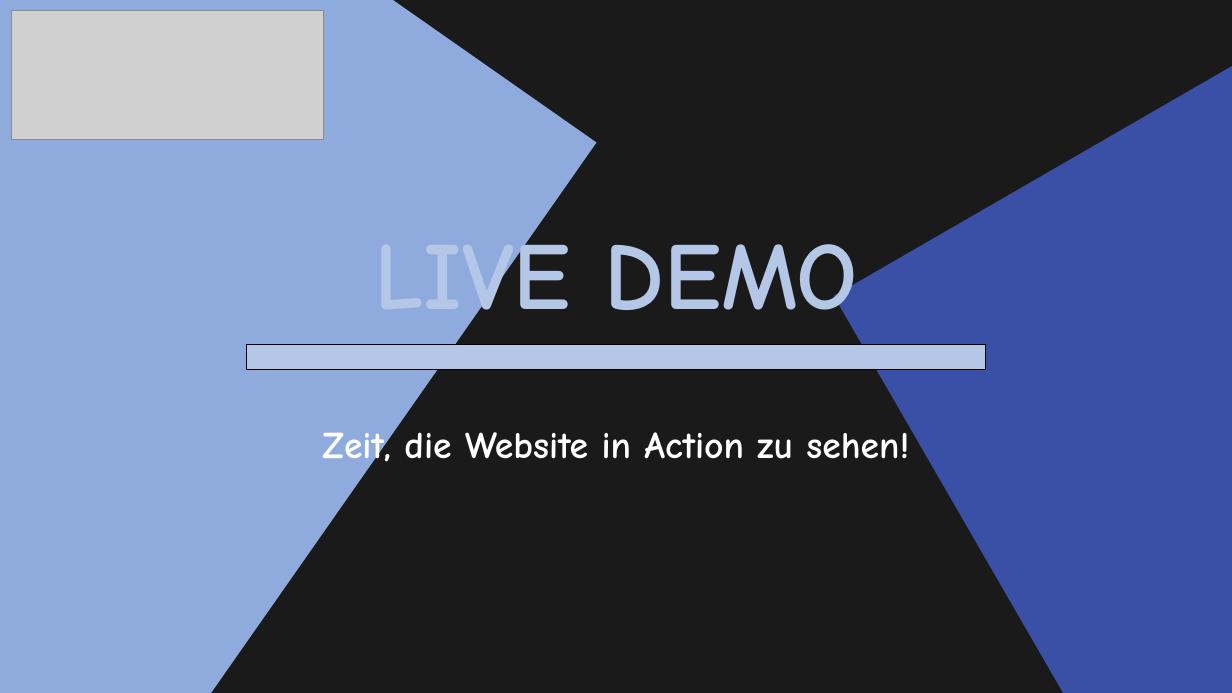
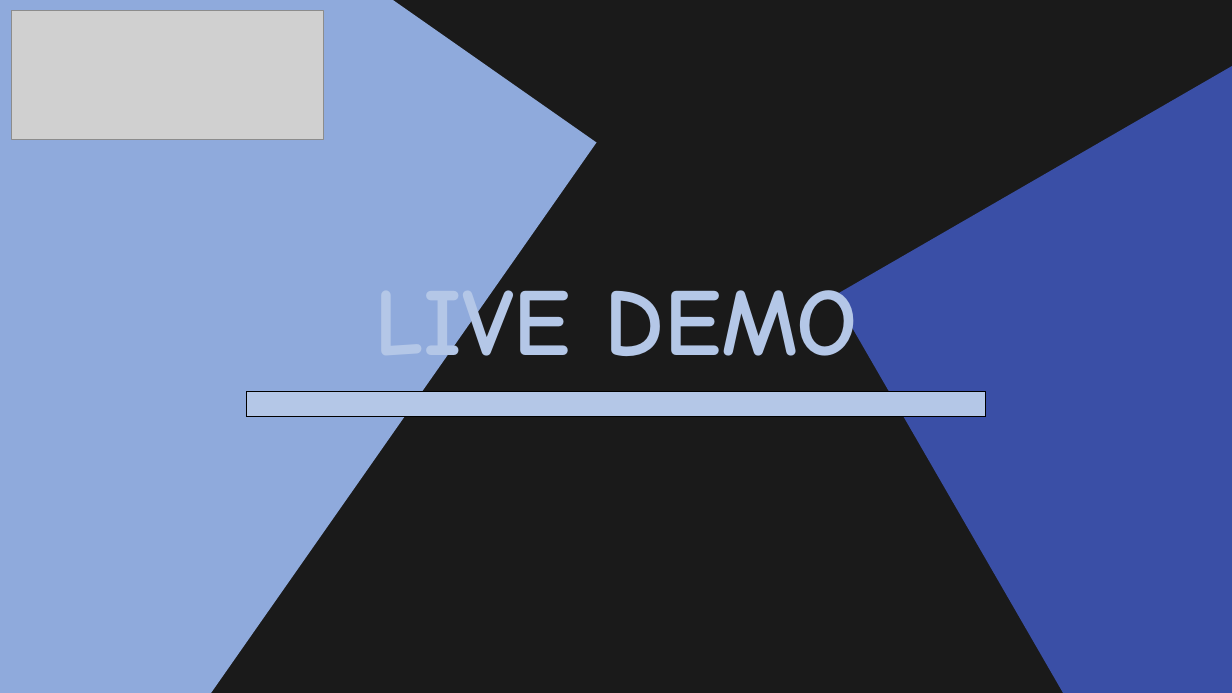
Before and after one commit to htl-leo-medtwt-projects/2526-3bhitm-sommerprojekt-Dlachner, a slide deck: slide 9 of documentation/SkateForge_Presentation_DavidLachner.pptx. Drawn at 1232x693 pixels with LibreOffice and Linux fonts; fonts in the diff are those of the drawing; grey boxes stand for pictures; background and template pictures are left out. Boxes give left, top, right and bottom in pixels: in the first picture for what was removed or moved away, otherwise in the second. Text is boxed around its words. In the diff, an @@ line names an element or a change of style, - is before the commit and + after.

```diff
--- a/documentation/SkateForge_Presentation_DavidLachner.pptx
+++ b/documentation/SkateForge_Presentation_DavidLachner.pptx
@@ text "LIVE DEMO": place and size @@
-text "LIVE DEMO" at bbox=[374, 226, 858, 339]
+text "LIVE DEMO" at bbox=[374, 272, 858, 385]
@@ rectangle: place and size @@
-rectangle at bbox=[246, 345, 986, 370]
+rectangle at bbox=[246, 392, 986, 416]
@@ text removed at bbox=[322, 432, 909, 471] @@
-Zeit, die Website in Action zu sehen!
```
Also in this commit, not shown: 3 other slides changed.
